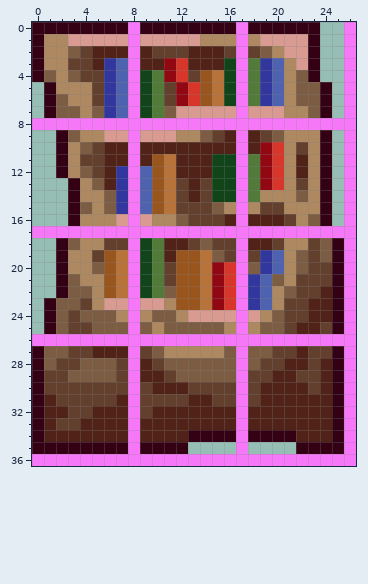
Two versions of one pixel-art sprite, Tiles/Verdant/Decor/MysteriaFurniture/MysteriaBookshelf.png. Above: the version before the commit.
The file is 54x74 pixels, drawn in blocks of 2x2; one block is one cell here.
New version:
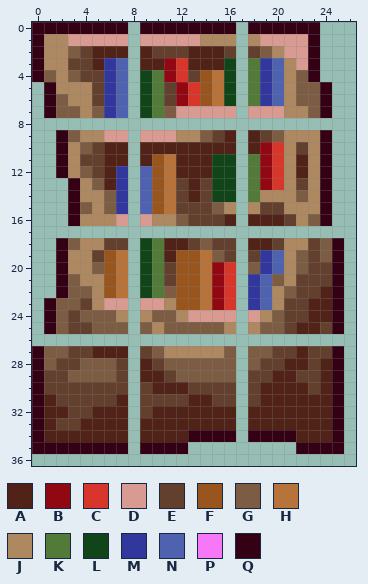
Palette (. is transparent): A #512318  B #910712  C #d8362b  D #d89a91  E #633f2d  F #99551e  G #7c5d44  H #b7733a  J #ad8861  K #527a38  L #12441a  M #32379e  N #4f62b0  P #f777f9  Q #330014
Edits made:
y 0..7: x 8 P -> .; x 17 P -> .; x 26 P -> .
y 8: x 0..26 PPPPPPPPPPPPPPPPPPPPPPPPPPP -> ...........................
y 9..16: x 8 P -> .; x 17 P -> .; x 26 P -> .
y 17: x 0..26 PPPPPPPPPPPPPPPPPPPPPPPPPPP -> ...........................
y 18..25: x 8 P -> .; x 17 P -> .; x 26 P -> .
y 26: x 0..26 PPPPPPPPPPPPPPPPPPPPPPPPPPP -> ...........................
y 27..35: x 8 P -> .; x 17 P -> .; x 26 P -> .
y 36: x 0..26 PPPPPPPPPPPPPPPPPPPPPPPPPPP -> ...........................
Changed places in both pictures, as pixel boxes (x1, y1, x2, y2):
erased: (32, 22, 356, 466)
